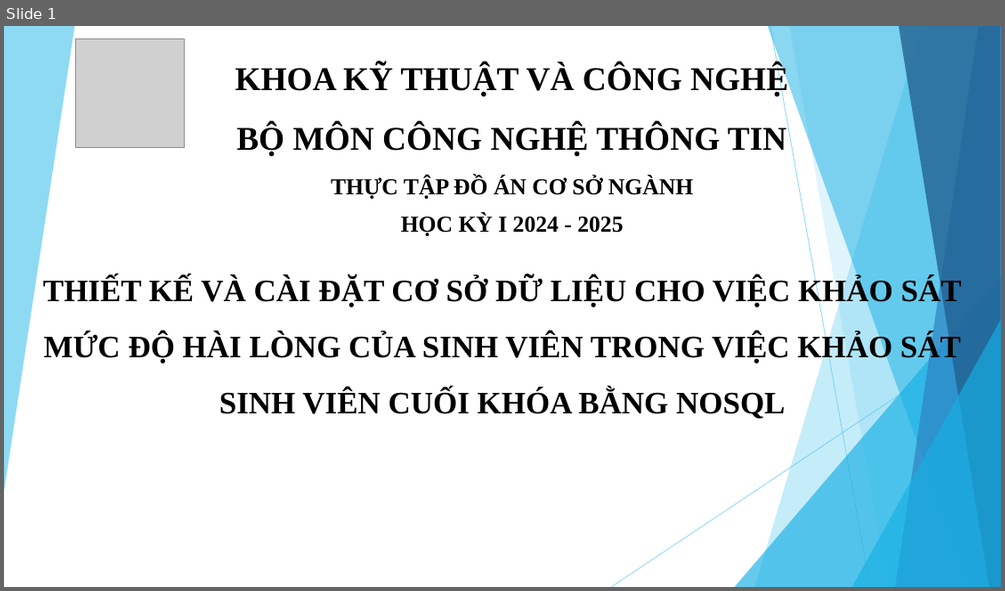
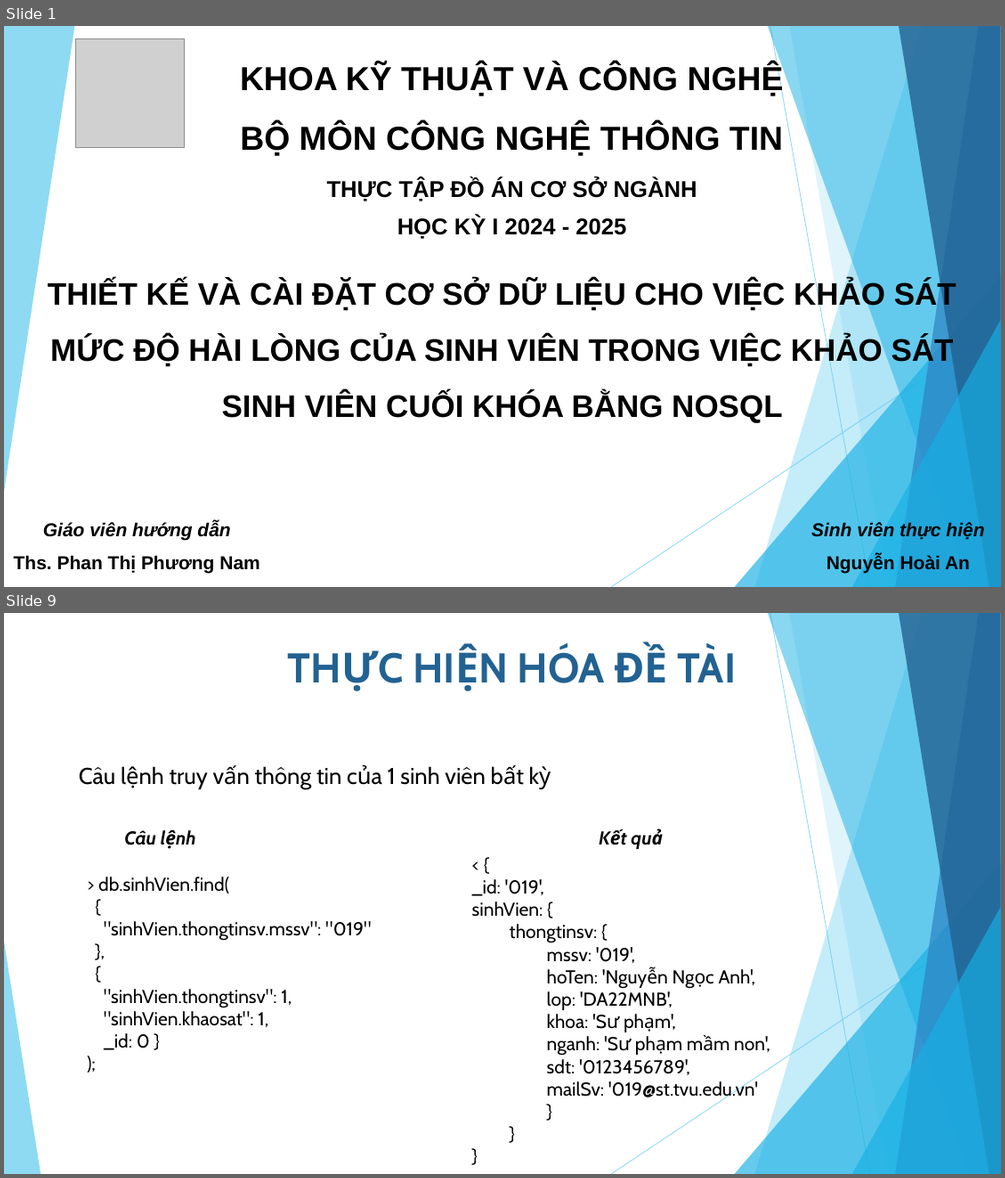
Before and after one commit to annh5393/csn-da22ttc-nguyenhoaian-dbkhaosatcuoikhoa-mongodb, a slide deck: thesis/abs/SlideBaoCao_CSN.pptx. Shown one above the other, each under a label of ours: slide 1 before the commit, slides 1 and 9 after it; the slides between them are not shown. The pictures are 1005x591 and 1005x1178 pixels, drawn with LibreOffice and Linux fonts; fonts in the diff are those of the drawing; grey boxes stand for pictures. Boxes give left, top, right and bottom in pixels: in the first picture for what was removed or moved away, otherwise in the second. Text is boxed around its words. In the diff, an @@ line names an element or a change of style, - is before the commit and + after.

```diff
--- a/thesis/abs/SlideBaoCao_CSN.pptx
+++ b/thesis/abs/SlideBaoCao_CSN.pptx
@@ slide 9 added at box(4, 613, 1001, 1174), background #FFFFFF; not listed: 9 template elements that a slide beside it also shows @@
@@ text added at box(518, 644, 736, 683), 40 pt, text #226292, bold @@
+THỰC HIỆN HÓA ĐỀ TÀI
@@ text added at box(79, 766, 485, 788), 22 pt, text #000000 @@
+Câu lệnh truy vấn thông tin của 1 sinh viên bất kỳ
@@ text added at box(591, 822, 690, 852), 18 pt, text #000000, bold, italic @@
+Kết quả
@@ text added at box(124, 830, 156, 845), 18 pt, text #000000, bold, italic @@
+Câu lệnh
@@ text added at box(98, 876, 371, 1050), 18 pt, text #000000 @@
+> db.sinhVien.find(
+{
+"sinhVien.thongtinsv.mssv": "019"
+},
+{
+"sinhVien.thongtinsv": 1,
+"sinhVien.khaosat": 1,
+_id: 0 }
+);
@@ text added at box(472, 879, 770, 1101), 18 pt, text #000000 @@
+< {
+_id: '019',
+sinhVien: {
+thongtinsv: {
+mssv: '019',
+hoTen: 'Nguyễn Ngọc Anh',
+lop: 'DA22MNB',
+khoa: 'Sư phạm',
+nganh: 'Sư phạm mầm non',
+sdt: '0123456789',
+mailSv: '019@st.tvu.edu.vn'
+}
+}
+}
@@ triangle added at box(4, 941, 40, 1174), fill #5FCBEF at 70% opacity @@
@@ slide 1 changed as well @@
@@ font Times New Roman to Arial in 3 elements at box(240, 64, 784, 156), box(327, 178, 697, 239), box(48, 280, 956, 423) @@
@@ text added at box(14, 522, 259, 573), 18 pt, text #000000, bold @@
+Giáo viên hướng dẫn
+Ths. Phan Thị Phương Nam
@@ text added at box(811, 522, 984, 572), 18 pt, text #000000, bold, italic @@
+Sinh viên thực hiện
+Nguyễn Hoài An
```
Also in this commit, not shown: 13 other slides added, 2 slides removed, 6 other files.
